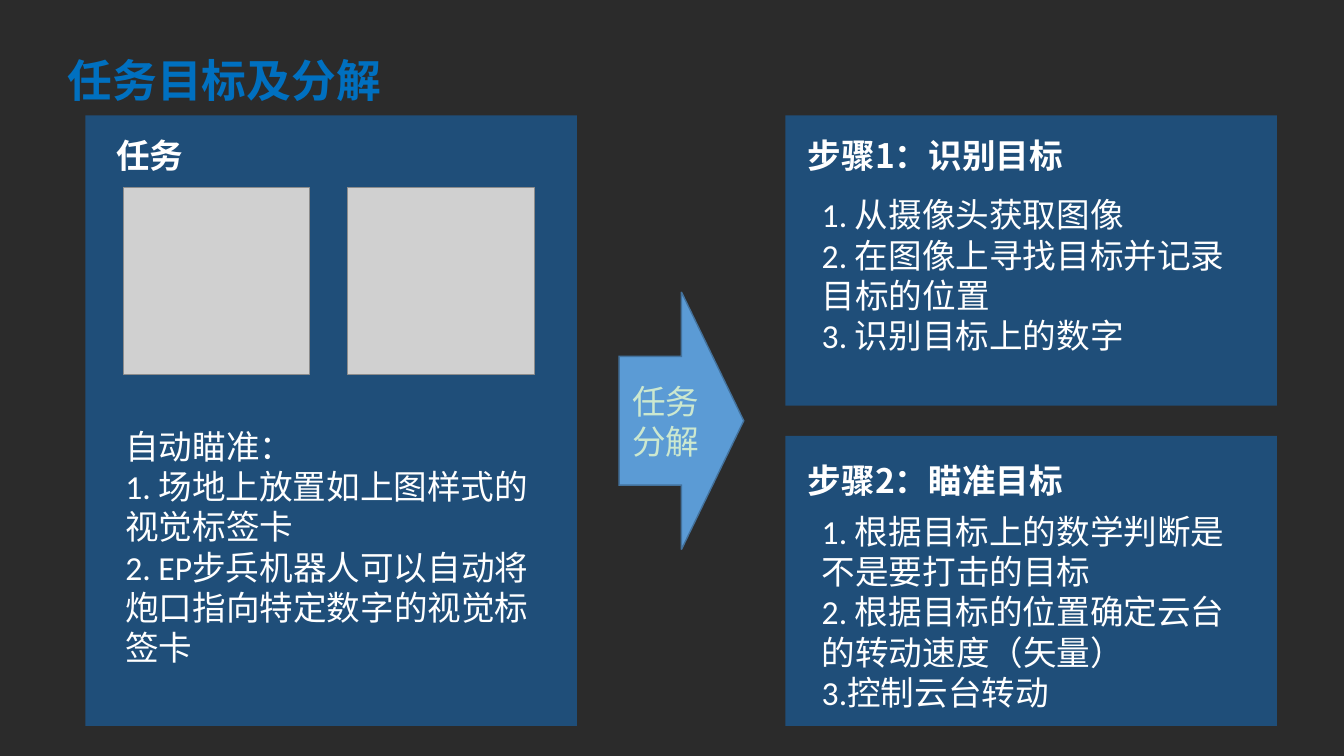
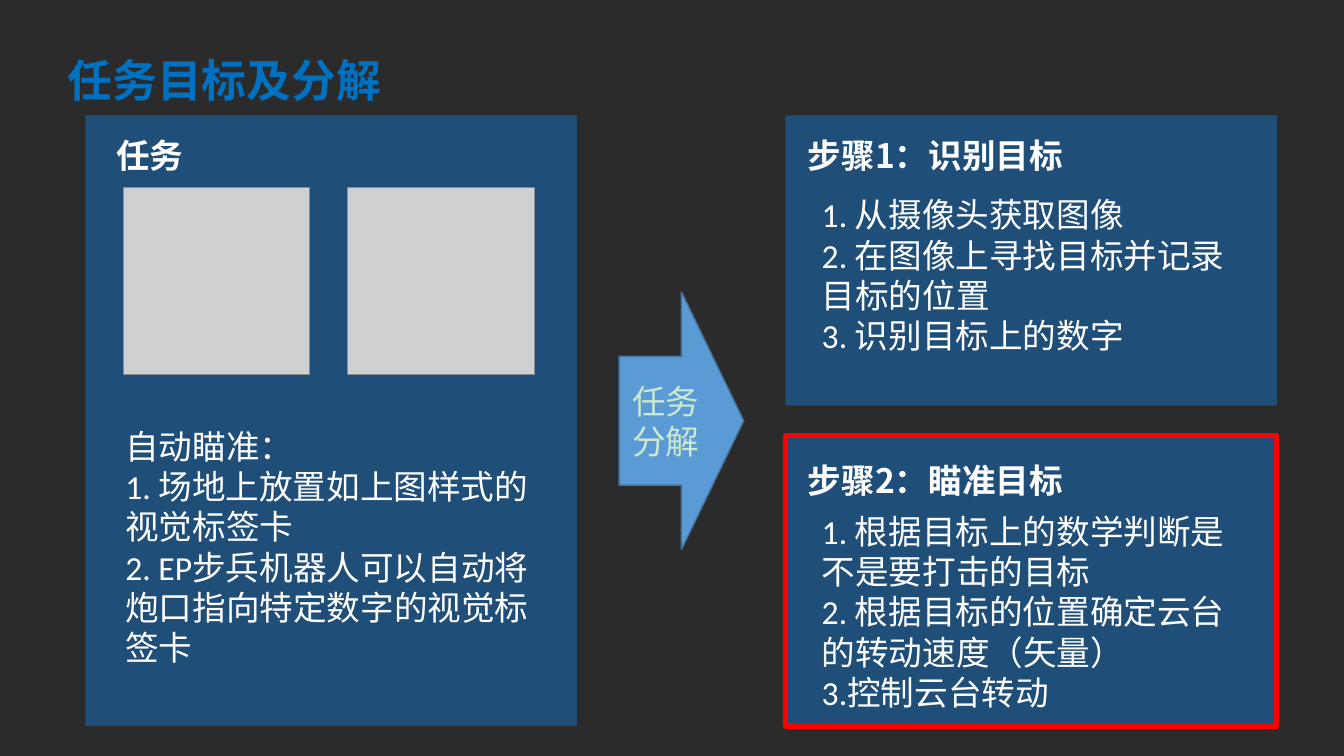
Before and after one commit to oy-tj/RMEPCourseDemo, a slide deck: slide 2 of 07 云台控制/07 自动瞄准-云台控制.pptx. Drawn at 1344x756 pixels with LibreOffice and Linux fonts; fonts in the diff are those of the drawing; grey boxes stand for pictures; background and template pictures are left out; a plain dark background stands for a picture behind light text. Boxes give left, top, right and bottom in pixels: in the first picture for what was removed or moved away, otherwise in the second. Text is boxed around its words. In the diff, an @@ line names an element or a change of style, - is before the commit and + after.

```diff
--- a/07 云台控制/07 自动瞄准-云台控制.pptx
+++ b/07 云台控制/07 自动瞄准-云台控制.pptx
@@ rectangle at [785,436,1277,726]: outline none to #FF0000 3.75 pt @@
```
Also in this commit, not shown: 2 other slides changed, 2 slides added, 3 slides removed.
